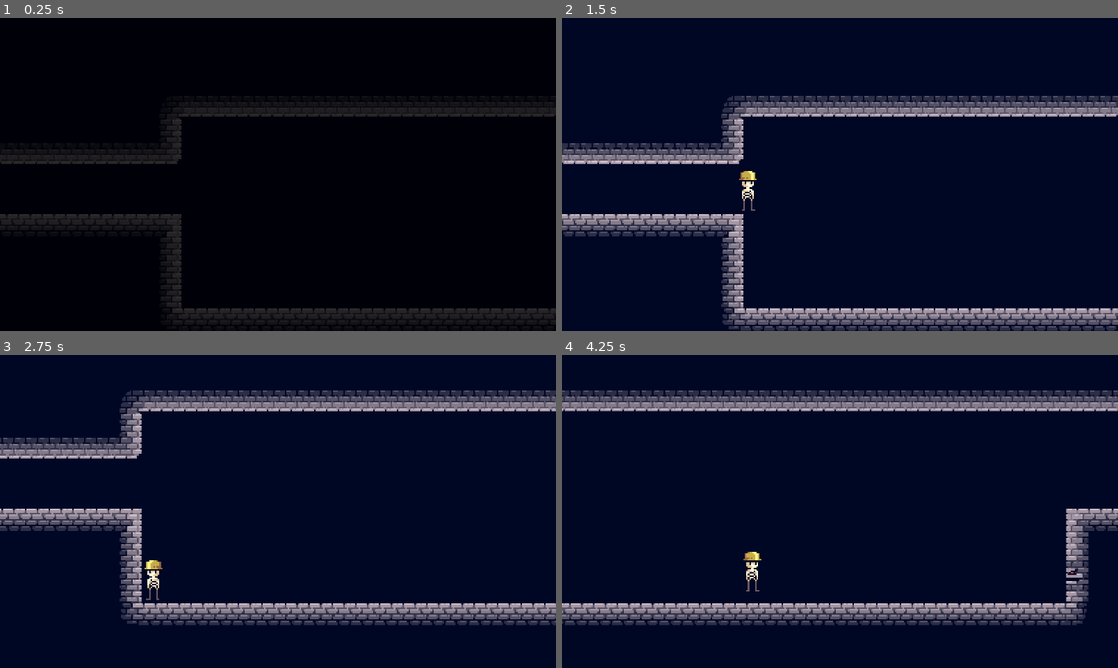
Above: before the commit, frames 1-4 (two rows, left to right).
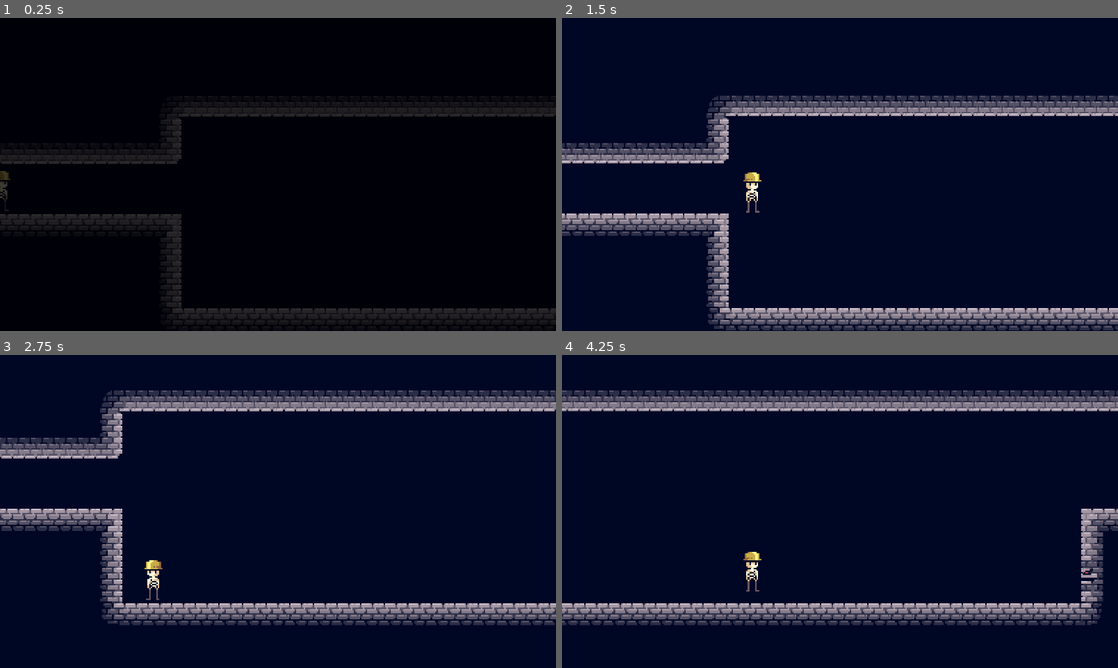
Above: after the commit, the same moments.

Repository: Lukko-Digital/You-Made-The-Dungeon
Game: Godot game, scene res://levels/level_3.tscn
Same seed, same stepped clock (60 frames per second), same inputs: the game is played once before the commit and once after it. This scene is started directly instead of the project's main scene. The engine's default icon, where the game draws it, is replaced by a stand-in: a white triangle on a blue panel in a dark square.
Inputs:
- Up to frame 1 (0.25 s): no input
- Up to frame 2 (1.5 s): hold D (right) from 0.53 s (still down); tap E (interact) at 0.6, 1.35 s; tap Space (jump) at 0.77 s
- Up to frame 3 (2.75 s): tap Space (jump) at 1.52 s; release D (right) at 2.03 s; hold A (left) from 2.03 s (still down); tap E (interact) at 2.1 s
- Up to frame 4 (4.25 s): release A (left) at 2.78 s; hold D (right) from 2.78 s (still down); tap E (interact) at 2.85, 3.6 s; tap Space (jump) at 3.02, 3.77 s

The runs differ from the first frame. In frame 1, 0.1% of the frame differs, in the area x 0-2%, y 48-62%; in frame 2, 9.3%, in the area x 0-100%, y 24-100%; in frame 3, 8.7%; in frame 4, 6.7%.
Error in both runs: Invalid assignment of property or key 'parameters/conditions/not_shot' with value of type 'bool' on a base object of type 'AnimationTree'. (res://scripts/playe…

Commit message:
fix npc interaction

Diff:
--- a/levels/level_3.tscn
+++ b/levels/level_3.tscn
@@ -1726,7 +1726,7 @@
 
 [node name="player" parent="LevelEssentials" instance=ExtResource("1_dhmbr")]
 z_index = 5
-position = Vector2(-312, -16)
+position = Vector2(-299, -16)
 collision_mask = 10
 
 [node name="Camera2D" type="Camera2D" parent="LevelEssentials/player"]
@@ -1749,7 +1749,7 @@
 collision_mask = 9
 
 [node name="CollisionShape2D" type="CollisionShape2D" parent="LevelEssentials/player/NPCDialogueCollider"]
-position = Vector2(0, 2.5)
+position = Vector2(0, -12)
 shape = SubResource("RectangleShape2D_syrki")
 
 [node name="SmoothEnablePoint" type="Area2D" parent="LevelEssentials"]
@@ -1776,7 +1776,7 @@
 layer_2/y_sort_enabled = false
 layer_2/y_sort_origin = 0
 layer_2/z_index = 10
-layer_2/tile_data = PackedInt32Array(65516, 65542, 0, 65517, …(3677 unchanged characters)… , -589767, 327686, 2, -917453, 393222, 6)
+layer_2/tile_data = PackedInt32Array(65516, 65542, 0, 65517, …(3677 unchanged characters)… , -589767, 327686, 2, -917453, 393222, 6, -21, 131078, 1, -65557, 131078, 1)
 layer_3/name = "decor_in_front"
 layer_3/enabled = true
 layer_3/modulate = Color(1, 1, 1, 1)
@@ -1786,7 +1786,6 @@
 layer_3/tile_data = PackedInt32Array()
 
 [node name="ui" parent="LevelEssentials" instance=ExtResource("4_qyeao")]
-visible = false
 
 [node name="NextLevel" parent="LevelEssentials" instance=ExtResource("5_1l4fk")]
 position = Vector2(908, -159)
@@ -1804,4 +1803,6 @@
 [node name="SkeletonNPC" parent="." instance=ExtResource("7_q6yer")]
 position = Vector2(664, -158)
 
+[connection signal="area_entered" from="LevelEssentials/player/NPCDialogueCollider" to="LevelEssentials/ui" method="_on_npc_dialogue_collider_area_entered"]
+[connection signal="area_exited" from="LevelEssentials/player/NPCDialogueCollider" to="LevelEssentials/ui" method="_on_npc_dialogue_collider_area_exited"]
 [connection signal="body_entered" from="LevelEssentials/SmoothEnablePoint" to="LevelEssentials/player/Camera2D" method="_on_smooth_enable_point_body_entered"]
